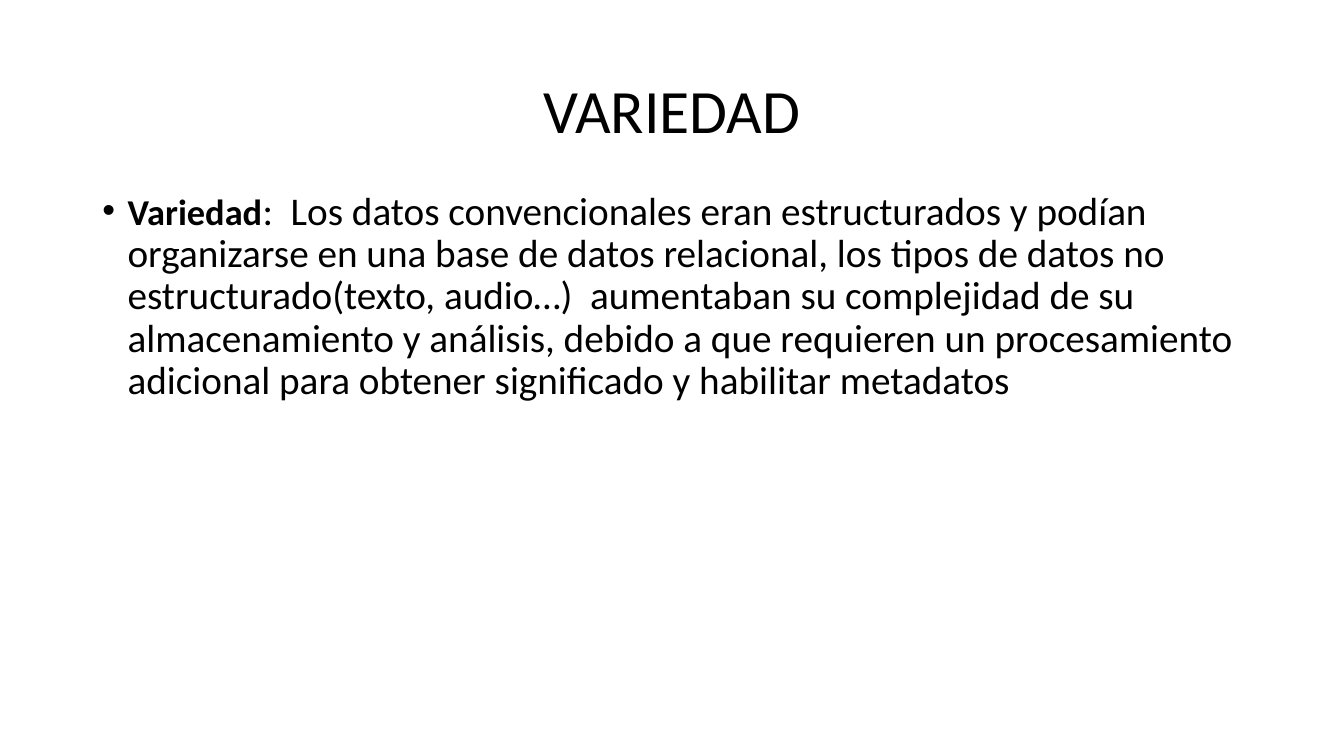
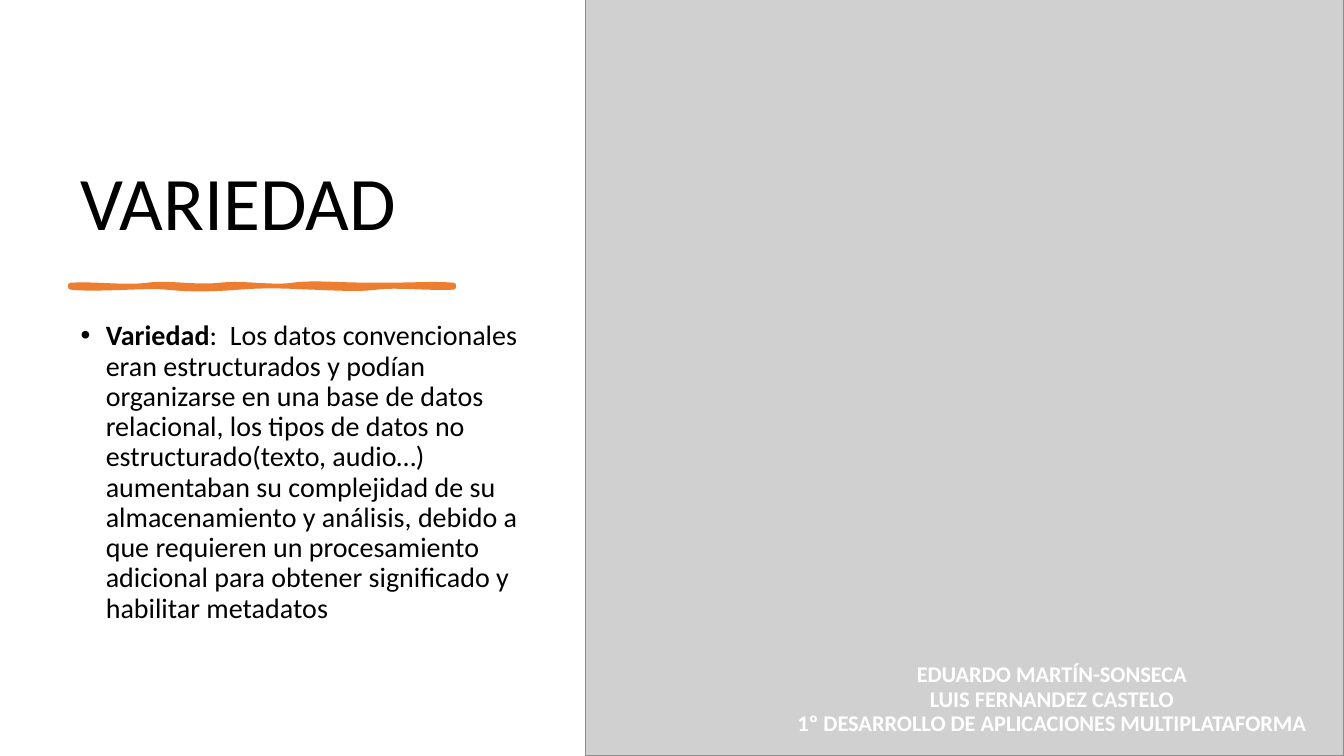
Before and after one commit to maraloeDev/Grado_SuperiorDAM, a slide deck: slide 6 of Bases de Datos/1º Evaluación/Ejercicios/Ejercicio2/Explotación de bases de datos Big Data.pptx. Drawn at 1344x756 pixels with LibreOffice and Linux fonts; fonts in the diff are those of the drawing; grey boxes stand for pictures. Boxes give left, top, right and bottom in pixels: in the first picture for what was removed or moved away, otherwise in the second. Text is boxed around its words. In the diff, an @@ line names an element or a change of style, - is before the commit and + after.

```diff
--- a/Bases de Datos/1º Evaluación/Ejercicios/Ejercicio2/Explotación de bases de datos Big Data.pptx
+++ b/Bases de Datos/1º Evaluación/Ejercicios/Ejercicio2/Explotación de bases de datos Big Data.pptx
@@ picture added at <box>586,0,1344,756</box> @@
@@ title "VARIEDAD": place and size @@
-title "VARIEDAD" at <box>543,93,800,133</box>
+title "VARIEDAD" at <box>81,181,396,230</box>
@@ title "VARIEDAD" at <box>81,181,396,230</box>: size 44 to 54 pt; alignment centre to left; vertical alignment middle to bottom @@
@@ freeform shape added at <box>71,285,454,287</box>, fill #ED7D31, outline #ED7D31 3.5 pt @@
@@ text "Variedad: Los datos convencionales eran ...": place and size @@
-text "Variedad: Los datos convencionales eran ..." at <box>128,197,1233,401</box>
+text "Variedad: Los datos convencionales eran ..." at <box>106,325,517,619</box>
@@ text "Variedad: Los datos convencionales eran ..." at <box>106,325,517,619</box>: size 26 to 20 pt in "Variedad:"; size 28 to 20 pt @@
@@ text added at <box>797,664,1306,731</box>, 16 pt, text #FFFFFF, bold @@
+EDUARDO MARTÍN-SONSECA
+LUIS FERNANDEZ CASTELO
+1º DESARROLLO DE APLICACIONES MULTIPLATAFORMA
```
Also in this commit, not shown: 4 other slides changed, 1 slide added.
